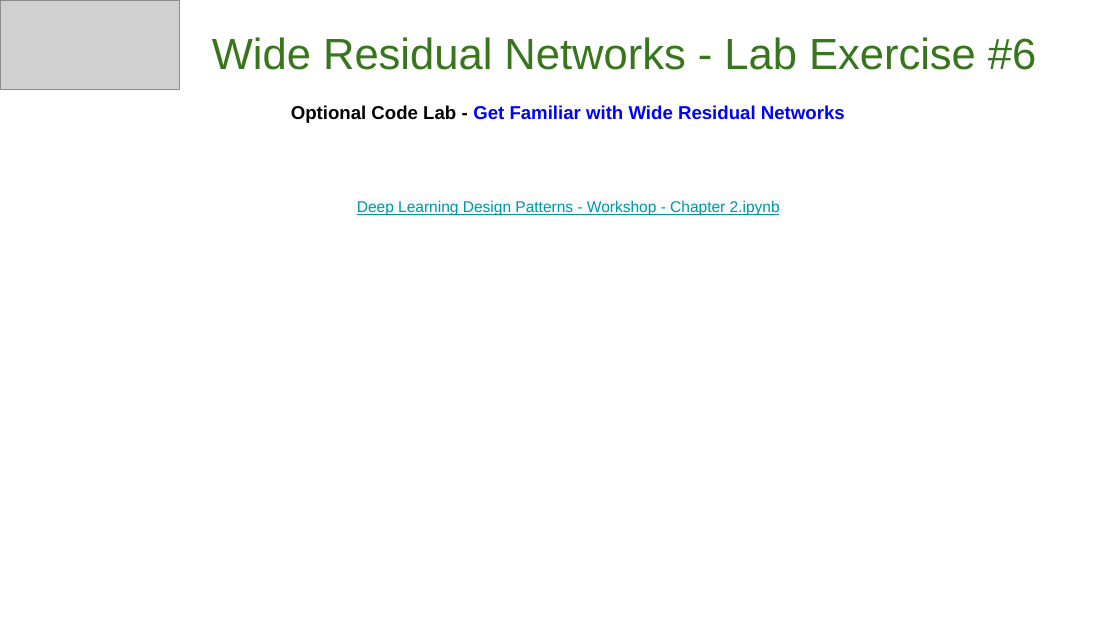
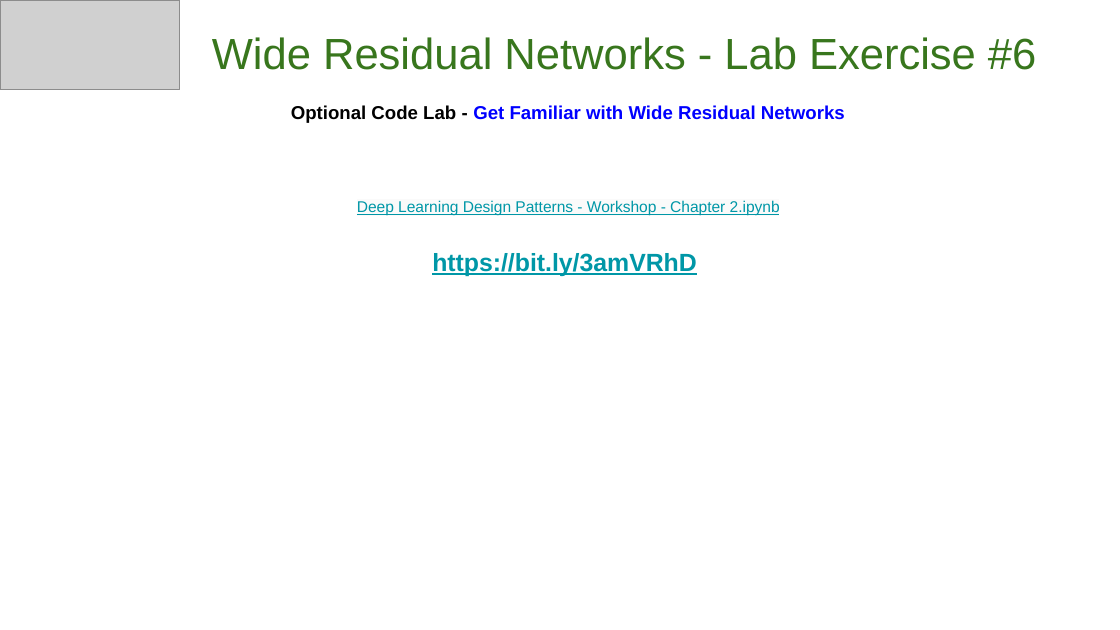
Before and after one commit to GoogleCloudPlatform/keras-idiomatic-programmer, a slide deck: slide 32 of books/deep-learning-design-patterns/Workshops/Junior/Deep Learning Design Patterns - Workshop - Chapter 2.pptx (slide 33 before the commit). Drawn at 1120x630 pixels with LibreOffice and Linux fonts; fonts in the diff are those of the drawing; grey boxes stand for pictures. Boxes give left, top, right and bottom in pixels: in the first picture for what was removed or moved away, otherwise in the second. Text is boxed around its words. In the diff, an @@ line names an element or a change of style, - is before the commit and + after.

```diff
--- a/books/deep-learning-design-patterns/Workshops/Junior/Deep Learning Design Patterns - Workshop - Chapter 2.pptx
+++ b/books/deep-learning-design-patterns/Workshops/Junior/Deep Learning Design Patterns - Workshop - Chapter 2.pptx
@@ text at (x1=432, y1=253, x2=697, y2=276): paragraph added @@
+https://bit.ly/3amVRhD
```
Also in this commit, not shown: 7 other slides changed, 1 slide removed.
